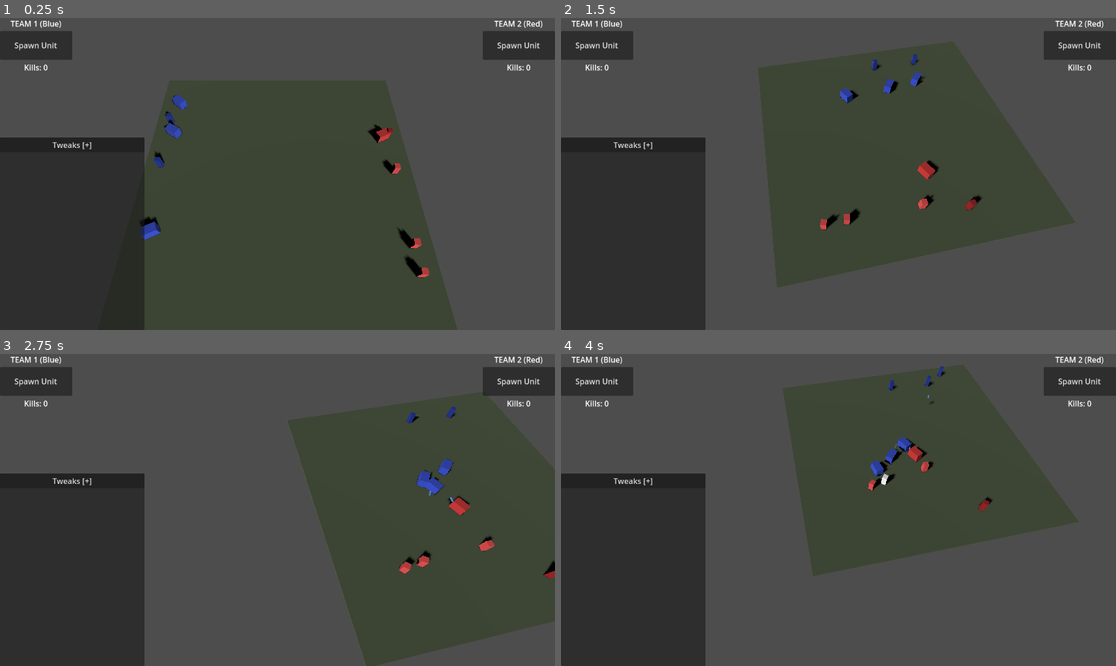
Above: before the commit, frames 1-4 (two rows, left to right).
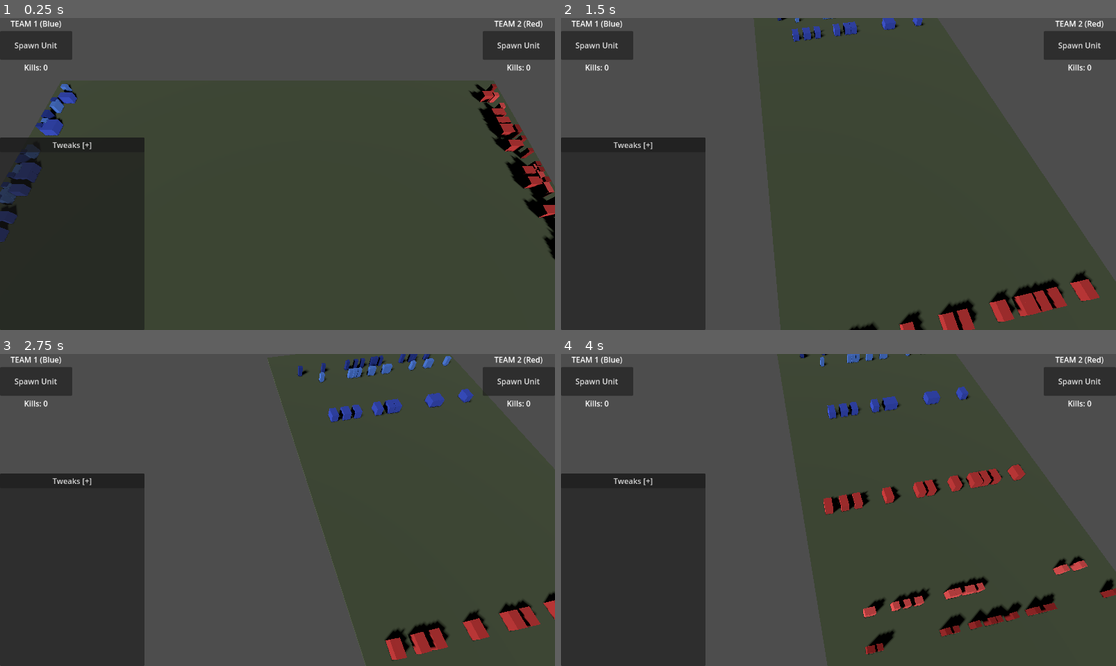
Above: after the commit, the same moments.

Repository: zoltan-szabo-boz/autobattler
Game: Godot game, scene res://scenes/main.tscn
Two runs of this game, one before a commit and one after it. Both use one fixed random seed, a clock stepped at 60 frames per second and the inputs below.
Inputs (mouse positions are in pixels of both pictures, inside the frame that each line leads up to):
- Up to frame 1 (0.25 s): no input
- Up to frame 2 (1.5 s): tap Enter at 0.5 s; move the mouse to (960, 158) at 0.52 s; hold D 0.53-1.28 s; hold Q 0.53-1.28 s; click (960, 158) at 0.67 s; move the mouse to (727, 189) at 1.27 s; hold Down (ui_down) from 1.28 s (still down); tap E at 1.35 s
- Up to frame 3 (2.75 s): move the mouse to (333, 441) at 2.02 s; release Down (ui_down) at 2.03 s; hold D from 2.03 s (still down); hold Z from 2.03 s (still down)
- Up to frame 4 (4 s): move the mouse to (810, 572) at 2.77 s; release D at 2.78 s; release Z at 2.78 s; hold Up (ui_up) 2.78-3.53 s; tap C at 2.85 s; click (810, 572) at 2.92 s; move the mouse to (1005, 556) at 3.52 s; hold A from 3.53 s (still down); tap 1 at 3.6 s

The runs differ from the first frame. In frame 1, 18% of the frame differs, in the area x 0-100%, y 20-100%; in frame 2, 16%; in frame 3, 6.4%; in frame 4, 23%, in the area x 42-100%, y 0-100%.

Commit message:
improve overall unit behaviour in combat

Diff:
--- a/scripts/game_config.gd
+++ b/scripts/game_config.gd
@@ -4,7 +4,7 @@
 # =============================================================================
 # BATTLEFIELD
 # =============================================================================
-@export var battlefield_size: Vector2 = Vector2(40.0, 40.0)
+@export var battlefield_size: Vector2 = Vector2(80.0, 40.0)
 @export var spawn_margin: float = 2.0  # Distance from edge where units spawn
 
 # =============================================================================
--- a/scripts/main_ui.gd
+++ b/scripts/main_ui.gd
@@ -14,7 +14,7 @@
 	_spawn_initial_units()
 
 func _spawn_initial_units() -> void:
-	for i in range(5):
+	for i in range(40):
 		GameManager.spawn_random_unit(1)
 		GameManager.spawn_random_unit(2)
 		#GameManager.spawn_unit("archer", 1)
--- a/scripts/tweaks_panel.gd
+++ b/scripts/tweaks_panel.gd
@@ -12,6 +12,7 @@
 	toggle_button.pressed.connect(_on_toggle_pressed)
 	_build_ui()
 	_update_collapsed_state()
+	_update_battlefield_size()
 
 func _on_toggle_pressed() -> void:
 	is_collapsed = !is_collapsed
--- a/scripts/units/archer_unit.gd
+++ b/scripts/units/archer_unit.gd
@@ -62,8 +62,14 @@
 
 	# Check if a friendly unit is in the way of the shot
 	if _would_hit_friendly(spawn_pos, predicted_pos):
-		# Don't shoot - friendly in the way
-		return
+		# Try to find an alternative target
+		var alt_target = _find_clear_target(spawn_pos)
+		if alt_target:
+			target = alt_target
+			predicted_pos = _predict_target_position(spawn_pos)
+		else:
+			# No valid target, don't shoot
+			return
 
 	var projectile = projectile_scene.instantiate() as Projectile
 	projectile.team = team
@@ -77,6 +83,38 @@
 	projectiles_container.add_child(projectile)
 	projectile.global_position = spawn_pos
 	projectile.launch_at_target(spawn_pos, aim_pos)
+
+func _find_clear_target(spawn_pos: Vector3) -> BaseUnit:
+	# Find an enemy we can shoot without hitting friendlies
+	var enemy_group = "team_2" if team == 1 else "team_1"
+	var enemies = get_tree().get_nodes_in_group(enemy_group)
+
+	var best_target: BaseUnit = null
+	var best_dist: float = INF
+
+	for enemy in enemies:
+		if not is_instance_valid(enemy):
+			continue
+		if enemy == target:
+			# Already checked this one
+			continue
+
+		var dist = global_position.distance_to(enemy.global_position)
+		if dist > attack_range:
+			continue
+
+		var enemy_predicted_pos = enemy.global_position + Vector3.UP * 0.5
+		if enemy is CharacterBody3D and enemy.velocity.length() > 0.1:
+			# Simple prediction for moving targets
+			var flight_time = dist / GameConfig.projectile_speed
+			enemy_predicted_pos += Vector3(enemy.velocity.x * flight_time, 0, enemy.velocity.z * flight_time)
+
+		if not _would_hit_friendly(spawn_pos, enemy_predicted_pos):
+			if dist < best_dist:
+				best_dist = dist
+				best_target = enemy
+
+	return best_target
 
 func _predict_target_position(spawn_pos: Vector3) -> Vector3:
 	var target_pos = target.global_position + Vector3.UP * 0.5
--- a/scripts/units/base_unit.gd
+++ b/scripts/units/base_unit.gd
@@ -152,18 +152,39 @@
 	return closest
 
 func _get_farthest_enemy(enemies: Array) -> BaseUnit:
-	var farthest: BaseUnit = null
-	var farthest_dist: float = -INF
+	# Get the "rearmost" enemy - furthest from frontline (closest to their spawn edge)
+	# For team 1 enemies (spawning at -X), rearmost means most negative X
+	# For team 2 enemies (spawning at +X), rearmost means most positive X
+
+	var rearmost: BaseUnit = null
+	var rearmost_score: float = -INF
+	var half_size_x = GameConfig.battlefield_size.x / 2.0
 
 	for enemy in enemies:
 		if not is_instance_valid(enemy):
 			continue
-		var dist = global_position.distance_to(enemy.global_position)
-		if dist > farthest_dist:
-			farthest_dist = dist
-			farthest = enemy
-
-	return farthest
+
+		# Calculate how "rear" this enemy is (distance from frontline toward their spawn)
+		var rear_score: float
+		if enemy.team == 1:
+			# Team 1 spawns at -X, so more negative X = more rear
+			rear_score = -enemy.global_position.x
+		else:
+			# Team 2 spawns at +X, so more positive X = more rear
+			rear_score = enemy.global_position.x
+
+		# If this enemy is more rear than current best, or roughly equal but closer to us
+		if rear_score > rearmost_score + 1.0:
+			# Clearly more rear
+			rearmost_score = rear_score
+			rearmost = enemy
+		elif rear_score > rearmost_score - 1.0:
+			# Within 1 unit of same "rearness", pick closer one
+			if rearmost == null or global_position.distance_to(enemy.global_position) < global_position.distance_to(rearmost.global_position):
+				rearmost_score = rear_score
+				rearmost = enemy
+
+	return rearmost
 
 func _move_towards_target(delta: float) -> void:
 	if not is_instance_valid(target):
